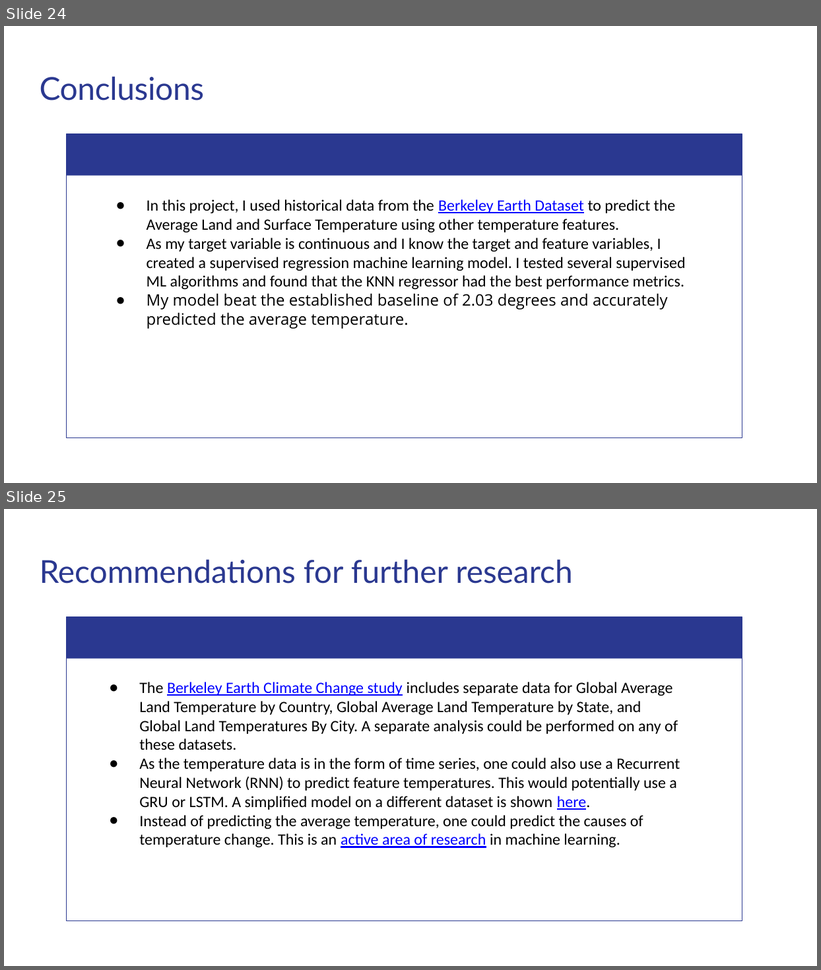
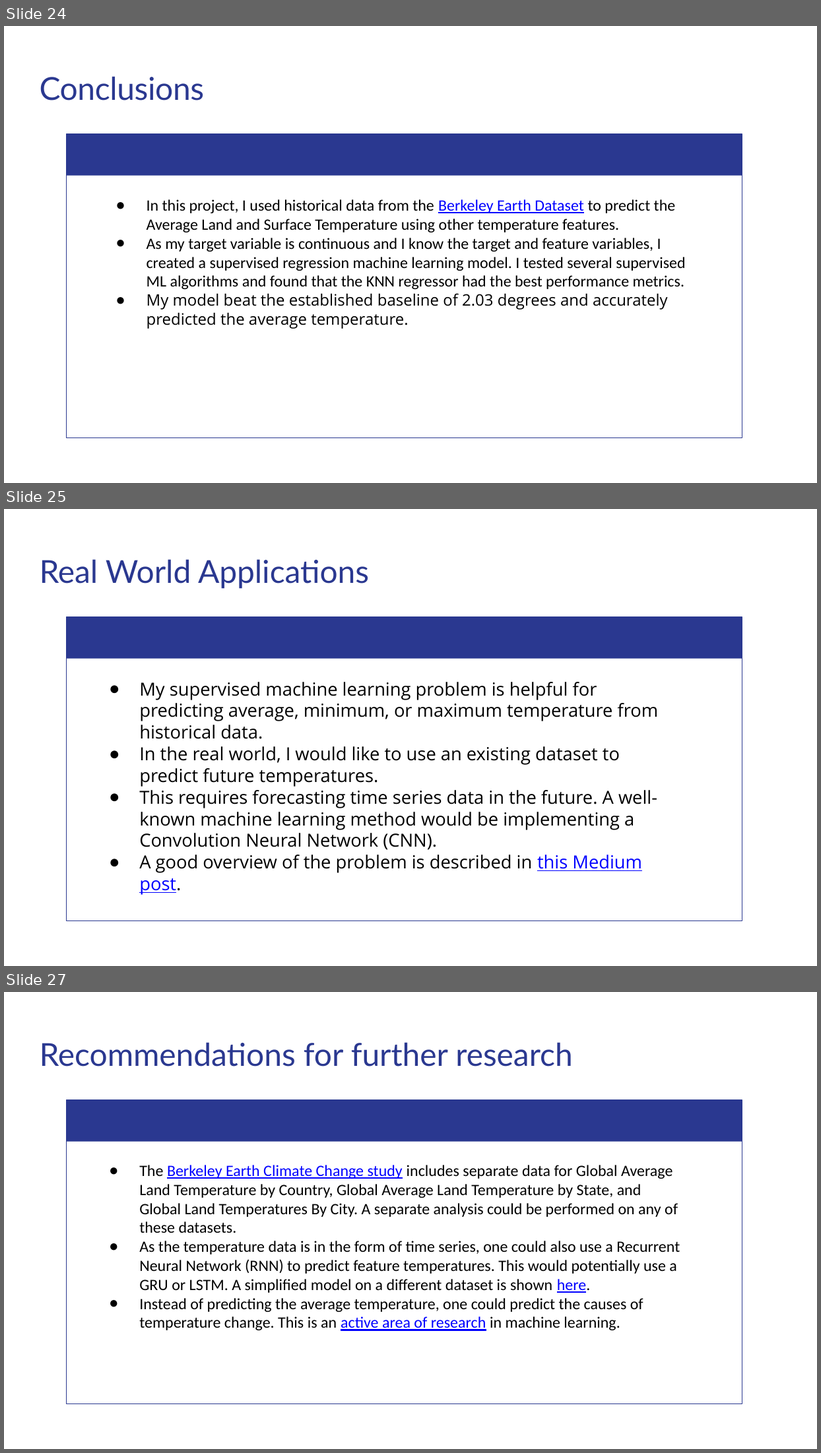
Before and after one commit to matthewshawnkehoe/Data-Science-Projects, a slide deck: Capstone Projects/Capstone_Two_Supervised_ML/Predicting_Temperature_Change.pptx. Shown one above the other, each under a label of ours: slides 24 and 25 before the commit, slides 24, 25 and 27 after it; the slides between them are not shown. The pictures are 821x970 and 821x1453 pixels, drawn with LibreOffice and Linux fonts; fonts in the diff are those of the drawing. Boxes give left, top, right and bottom in pixels: in the first picture for what was removed or moved away, otherwise in the second. Text is boxed around its words. In the diff, an @@ line names an element or a change of style, - is before the commit and + after.

```diff
--- a/Capstone Projects/Capstone_Two_Supervised_ML/Predicting_Temperature_Change.pptx
+++ b/Capstone Projects/Capstone_Two_Supervised_ML/Predicting_Temperature_Change.pptx
@@ slide 25 added at <box>4,509,817,966</box>, background #FFFFFF @@
@@ title added at <box>40,559,369,589</box>, 28 pt, text #2A3890 @@
+Real World Applications
@@ freeform shape added at <box>66,617,743,659</box>, fill #2A3890 @@
@@ freeform shape added at <box>66,617,743,921</box>, outline #2A3890 0.75 pt @@
@@ text added at <box>139,682,659,895</box>, 16 pt, text #000000 @@
+● My supervised machine learning problem is helpful for predicting average, minimum, or maximum temperature from historical data.
+● In the real world, I would like to use an existing dataset to predict future temperatures.
+● This requires forecasting time series data in the future. A well- known machine learning method would be implementing a Convolution Neural Network (CNN).
+● A good overview of the problem is described in this Medium post.
@@ what was slide 25 is now slide 27 @@
```
Also in this commit, not shown: 4 slides changed, 2 other slides added, 1 slide removed.
